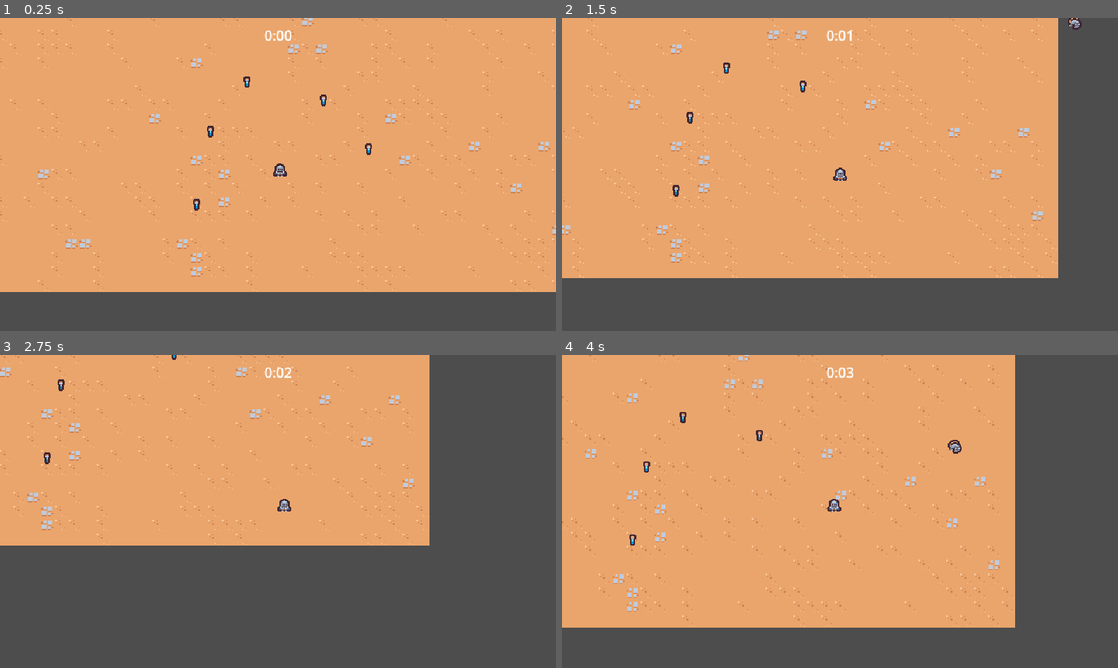
Above: before the commit, frames 1-4 (two rows, left to right).
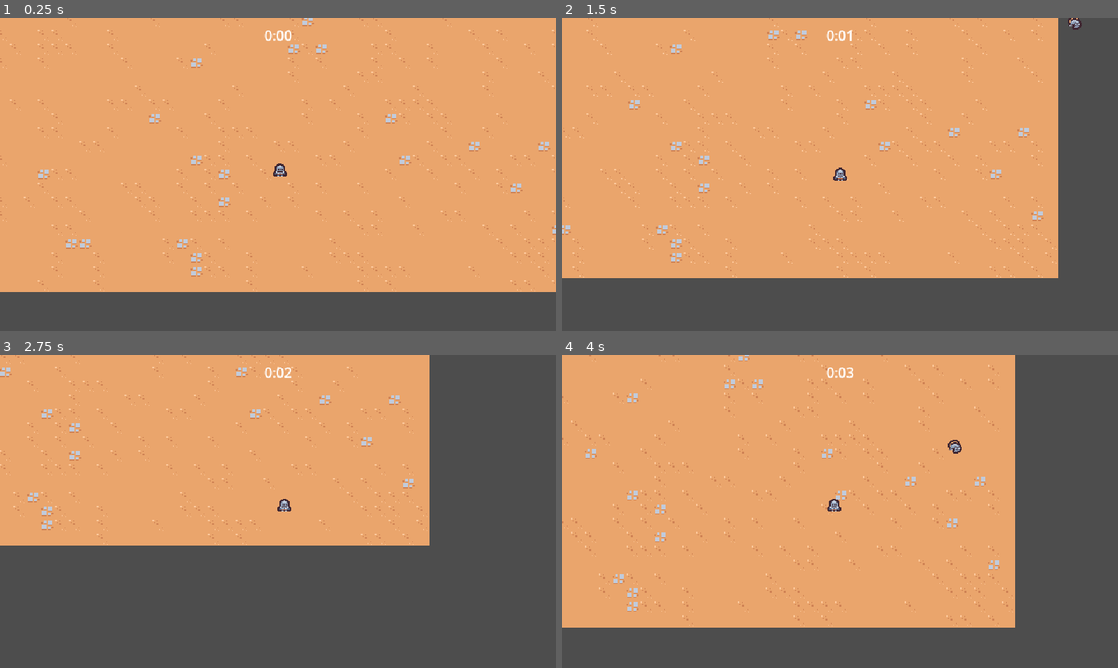
Above: after the commit, the same moments.

Repository: Aquin0student/projetos-godot
Game: Godot game, scene res://scenes/main/main.tscn
The game is run twice, just before and just after one commit, with the same random seed, the same clock (stepped at 60 frames per second) and the same inputs.
Inputs:
- Up to frame 1 (0.25 s): no input
- Up to frame 2 (1.5 s): hold D (move_right) 0.53-1.28 s; hold S (move_down) from 1.28 s (still down)
- Up to frame 3 (2.75 s): release S (move_down) at 2.03 s; hold D (move_right) from 2.03 s (still down)
- Up to frame 4 (4 s): release D (move_right) at 2.78 s; hold W (move_up) 2.78-3.53 s; hold A (move_left) from 3.53 s (still down)

The runs differ from the first frame. In frame 1, 0.2% of the frame differs, in the area x 34-67%, y 18-62%; in frame 2, 0.1%; in frame 3, less than 0.1%; in frame 4, 0.1%.

Commit message:
geraçao de componentes de vida

Diff:
--- /dev/null
+++ b/scenes/component/health_component.gd
@@ -0,0 +1,22 @@
+extends Node
+class_name HealthComponent
+
+signal died
+
+@export var max_health: float = 10
+var current_health
+
+
+func _ready():
+	current_health = max_health
+
+
+func damage(damage_amount: float):
+	current_health = max(current_health - damage_amount, 0)
+	Callable(check_death).call_deferred()
+
+
+func check_death():
+	if current_health == 0:
+		died.emit()
+		owner.queue_free()
--- /dev/null
+++ b/scenes/component/health_component.tscn
@@ -0,0 +1,6 @@
+[gd_scene load_steps=2 format=3 uid="uid://clvd1fbndhtk5"]
+
+[ext_resource type="Script" path="res://scenes/component/health_component.gd" id="1_ys7w6"]
+
+[node name="HealthComponent" type="Node"]
+script = ExtResource("1_ys7w6")
--- /dev/null
+++ b/scenes/component/vial_drop_component.gd
@@ -0,0 +1,25 @@
+extends Node
+
+@export_range(0, 1) var drop_percent: float = .5
+@export var health_component: Node
+@export var vial_scene: PackedScene
+
+
+func _ready():
+	(health_component as HealthComponent).died.connect(on_died)
+
+
+func on_died():
+	if randf() > drop_percent:
+		return
+
+	if vial_scene == null:
+		return
+
+	if not owner is Node2D:
+		return
+
+	var spawn_position = (owner as Node2D).global_position
+	var vial_instance = vial_scene.instantiate() as Node2D
+	owner.get_parent().add_child(vial_instance)
+	vial_instance.global_position = spawn_position
--- /dev/null
+++ b/scenes/component/vial_drop_component.tscn
@@ -0,0 +1,8 @@
+[gd_scene load_steps=3 format=3 uid="uid://bhf7xyhggck5h"]
+
+[ext_resource type="Script" path="res://scenes/component/vial_drop_component.gd" id="1_rxbbj"]
+[ext_resource type="PackedScene" uid="uid://b3u2snhypg86" path="res://scenes/game_object/experience_vial/experience_vial.tscn" id="2_gn334"]
+
+[node name="VialDropComponent" type="Node"]
+script = ExtResource("1_rxbbj")
+vial_scene = ExtResource("2_gn334")
--- a/scenes/game_object/basic_enemy/basic_enemy.gd
+++ b/scenes/game_object/basic_enemy/basic_enemy.gd
@@ -1,6 +1,8 @@
 extends CharacterBody2D
 
 const MAX_SPEED = 50
+
+@onready var health_component: HealthComponent = $HealthComponent
 
 # Called when the node enters the scene tree for the first time.
 func _ready():
@@ -21,4 +23,4 @@
 
 
 func on_area_entered(other_area: Area2D):
-	queue_free()
+	health_component.damage(100)
--- a/scenes/game_object/basic_enemy/basic_enemy.tscn
+++ b/scenes/game_object/basic_enemy/basic_enemy.tscn
@@ -1,7 +1,9 @@
-[gd_scene load_steps=5 format=3 uid="uid://dyg3yv46jlvpc"]
+[gd_scene load_steps=7 format=3 uid="uid://dyg3yv46jlvpc"]
 
 [ext_resource type="Script" path="res://scenes/game_object/basic_enemy/basic_enemy.gd" id="1_qopl7"]
 [ext_resource type="Texture2D" uid="uid://ddr7ts6ajnxng" path="res://scenes/game_object/basic_enemy/basic_enemy.png" id="2_ooy61"]
+[ext_resource type="PackedScene" uid="uid://clvd1fbndhtk5" path="res://scenes/component/health_component.tscn" id="2_st0vd"]
+[ext_resource type="PackedScene" uid="uid://bhf7xyhggck5h" path="res://scenes/component/vial_drop_component.tscn" id="3_15fds"]
 
 [sub_resource type="CircleShape2D" id="CircleShape2D_y7yt1"]
 radius = 12.0
@@ -14,6 +16,11 @@
 collision_mask = 9
 motion_mode = 1
 script = ExtResource("1_qopl7")
+
+[node name="HealthComponent" parent="." instance=ExtResource("2_st0vd")]
+
+[node name="VialDropComponent" parent="." node_paths=PackedStringArray("health_component") instance=ExtResource("3_15fds")]
+health_component = NodePath("../HealthComponent")
 
 [node name="Area2D" type="Area2D" parent="."]
 collision_layer = 0
--- a/scenes/main/main.tscn
+++ b/scenes/main/main.tscn
@@ -7,7 +7,6 @@
 [ext_resource type="PackedScene" uid="uid://dhkpo27tc4so0" path="res://scenes/manager/enemy_manager.tscn" id="1_ywgk8"]
 [ext_resource type="PackedScene" uid="uid://dk7rjqkyrubtq" path="res://scenes/manager/arena_time_manager.tscn" id="2_iee1s"]
 [ext_resource type="PackedScene" uid="uid://c3iasbqup5mn5" path="res://scenes/manager/experience_manager.tscn" id="4_6up87"]
-[ext_resource type="PackedScene" uid="uid://b3u2snhypg86" path="res://scenes/game_object/experience_vial/experience_vial.tscn" id="7_tqm2e"]
 
 [node name="Main" type="Node"]
 
@@ -29,18 +28,3 @@
 
 [node name="Player" parent="." instance=ExtResource("1_pn6me")]
 position = Vector2(344, 331)
-
-[node name="ExperienceVial" parent="." instance=ExtResource("7_tqm2e")]
-position = Vector2(394, 243)
-
-[node name="ExperienceVial2" parent="." instance=ExtResource("7_tqm2e")]
-position = Vector2(248, 363)
-
-[node name="ExperienceVial3" parent="." instance=ExtResource("7_tqm2e")]
-position = Vector2(264, 279)
-
-[node name="ExperienceVial4" parent="." instance=ExtResource("7_tqm2e")]
-position = Vector2(446, 299)
-
-[node name="ExperienceVial5" parent="." instance=ExtResource("7_tqm2e")]
-position = Vector2(306, 222)
Not shown: 1 places in scenes/main/main.tscn that only renumber resources
